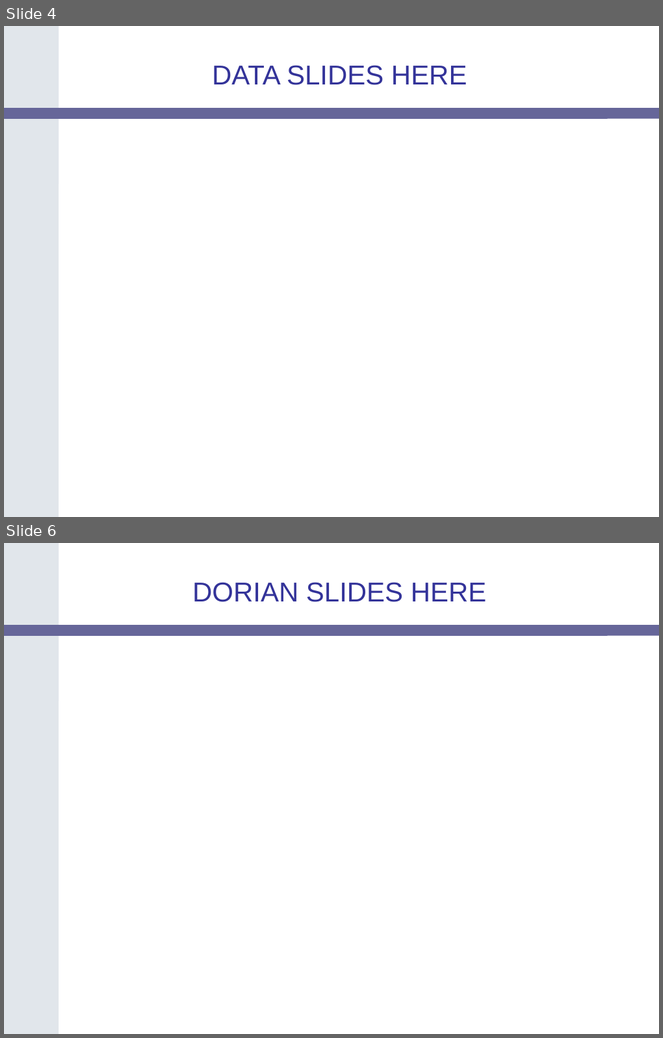
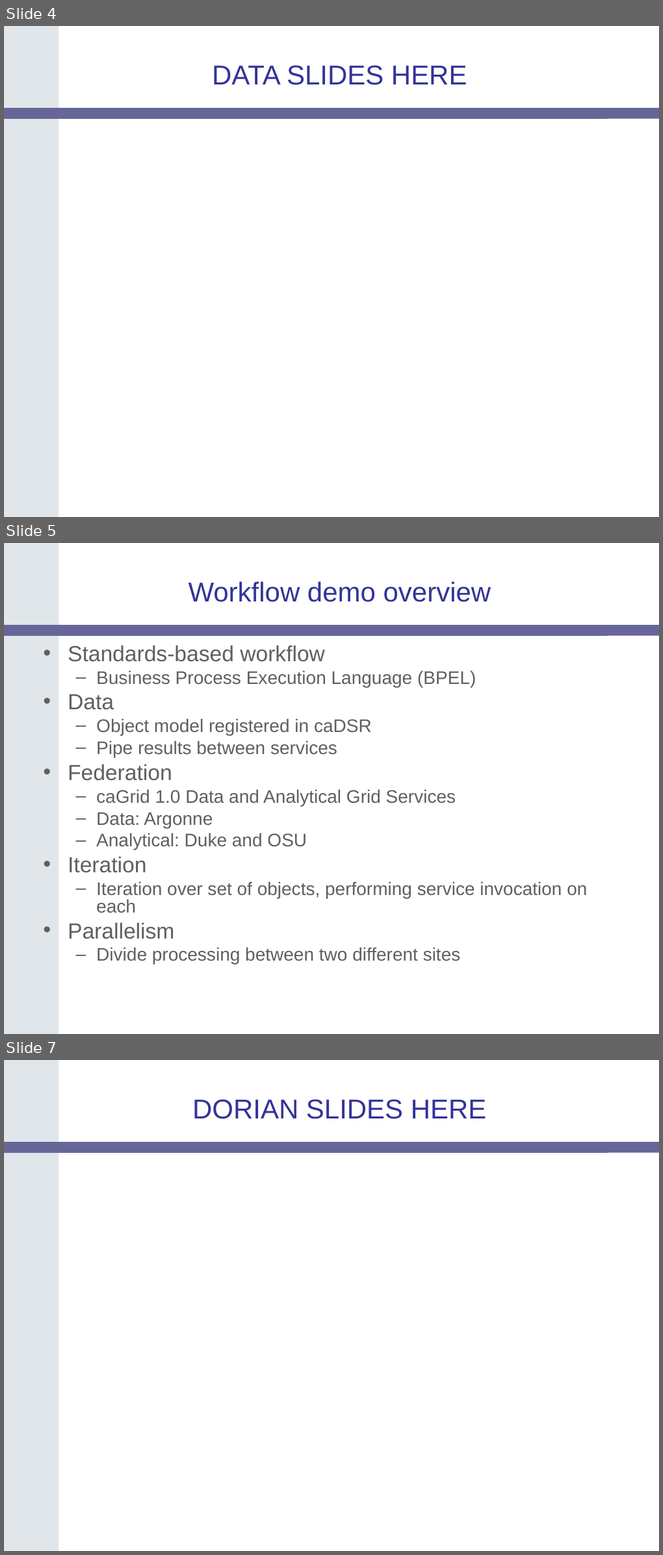
Before and after one commit to NCIP/cagrid-docs, a slide deck: presentations/200604_AnnualMeeting/caGrid-1.0-Demo.ppt. Shown one above the other, each under a label of ours: slides 4 and 6 before the commit, slides 4, 5 and 7 after it; the slides between them are not shown. The pictures are 663x1038 and 663x1555 pixels, drawn with LibreOffice and Linux fonts; fonts in the diff are those of the drawing; background and template pictures are left out. Boxes give left, top, right and bottom in pixels: in the first picture for what was removed or moved away, otherwise in the second. Text is boxed around its words. In the diff, an @@ line names an element or a change of style, - is before the commit and + after.

Commit message:
added patrick's 2 workflow demo slides

```diff
--- a/presentations/200604_AnnualMeeting/caGrid-1.0-Demo.ppt
+++ b/presentations/200604_AnnualMeeting/caGrid-1.0-Demo.ppt
@@ slide 5 added at box(4, 543, 659, 1034), background #FFFFFF; not listed: 2 template elements that a slide beside it also shows @@
@@ title added at box(189, 581, 492, 602), 30 pt, text #333399 @@
+Workflow demo overview
@@ text added at box(68, 645, 587, 965), 20 pt, text #5F5F5F @@
+• Standards-based workflow
+  – Business Process Execution Language (BPEL)
+• Data
+  – Object model registered in caDSR
+  – Pipe results between services
+• Federation
+  – caGrid 1.0 Data and Analytical Grid Services
+  – Data: Argonne
+  – Analytical: Duke and OSU
+• Iteration
+  – Iteration over set of objects, performing service invocation on each
+• Parallelism
+  – Divide processing between two different sites
@@ what was slide 6 is now slide 7 @@
```
Also in this commit, not shown: 1 other slide added, 1 slide removed.
